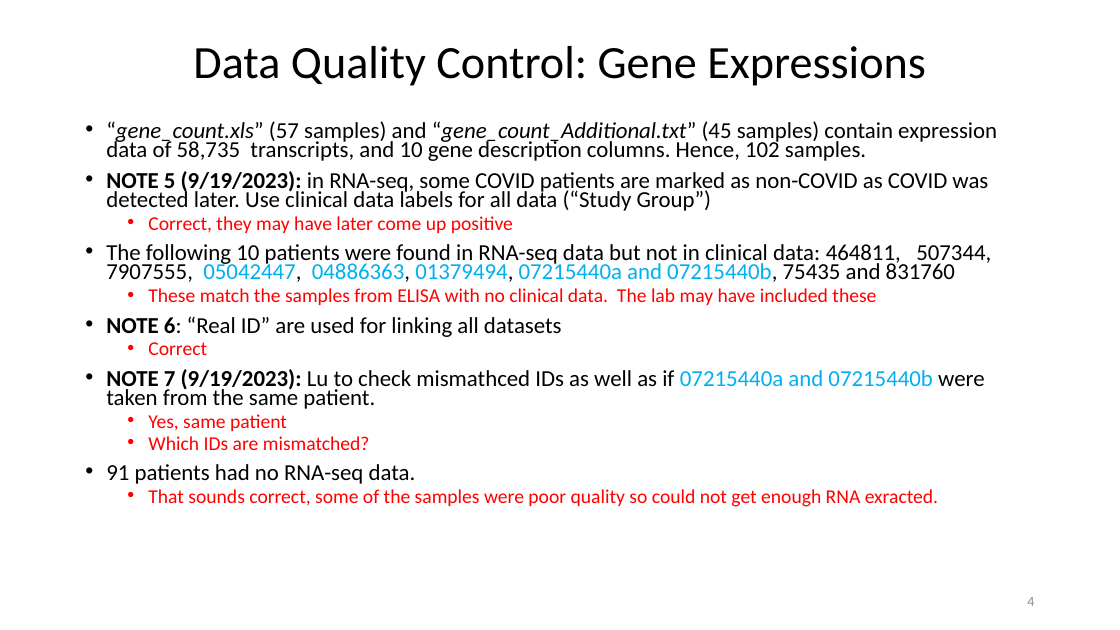
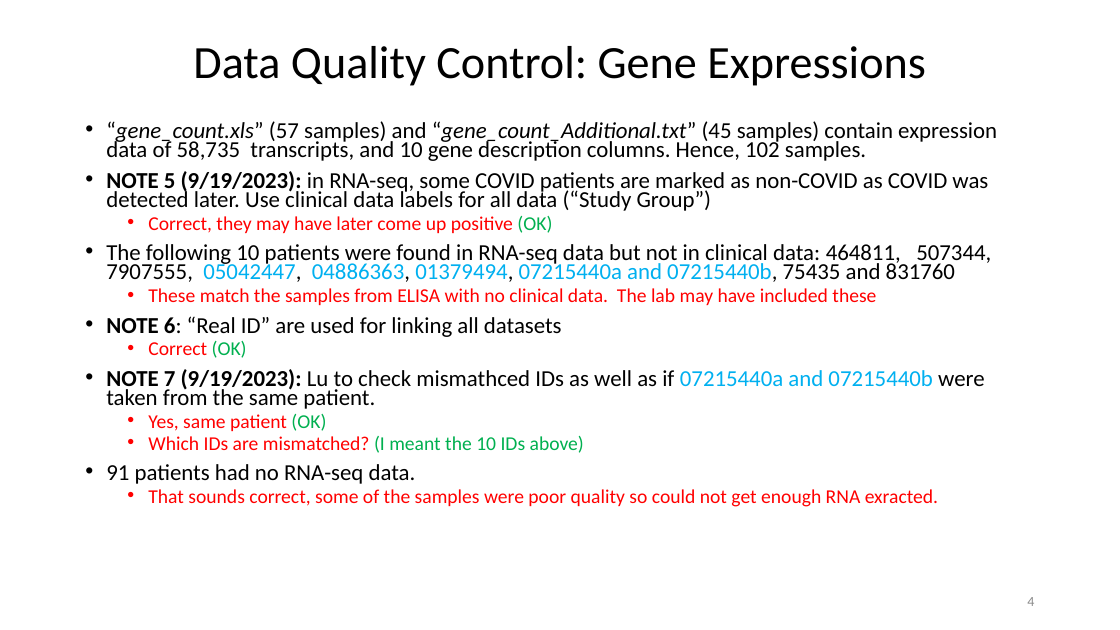
Before and after one commit to sargdavid/luigi_covid19, a slide deck: slide 4 of Output/Luigi Brunetti COVID19 Data Analysis V2.pptx. Drawn at 1120x630 pixels with LibreOffice and Linux fonts; fonts in the diff are those of the drawing. Boxes give left, top, right and bottom in pixels: in the first picture for what was removed or moved away, otherwise in the second. Text is boxed around its words. In the diff, an @@ line names an element or a change of style, - is before the commit and + after.

```diff
--- a/Output/Luigi Brunetti COVID19 Data Analysis V2.pptx
+++ b/Output/Luigi Brunetti COVID19 Data Analysis V2.pptx
@@ text at (148,216,552,233): text changed @@
-  • Correct, they may have later come up positive
+  • Correct, they may have later come up positive (OK)
@@ text at (148,341,247,358): text changed @@
-  • Correct
+  • Correct (OK)
@@ text at (148,414,584,453): text changed @@
-  • Yes, same patient
-  • Which IDs are mismatched?
+  • Yes, same patient (OK)
+  • Which IDs are mismatched? (I meant the 10 IDs above)
```
Also in this commit, not shown: 1 other slide changed, 9 other files.
